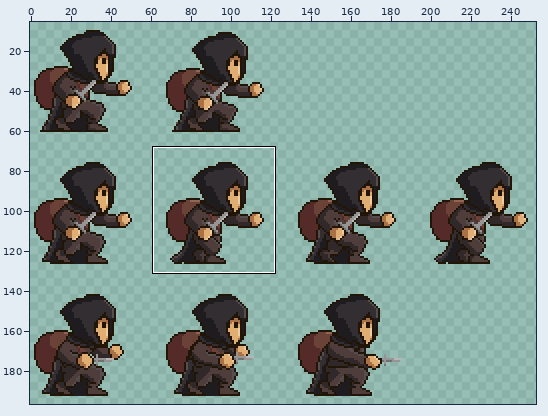
Two versions of one sprite sheet, images/Heros/Thief2.png. Above, an overview of the earlier version with the close-up marked.
Close-up. First the earlier version:
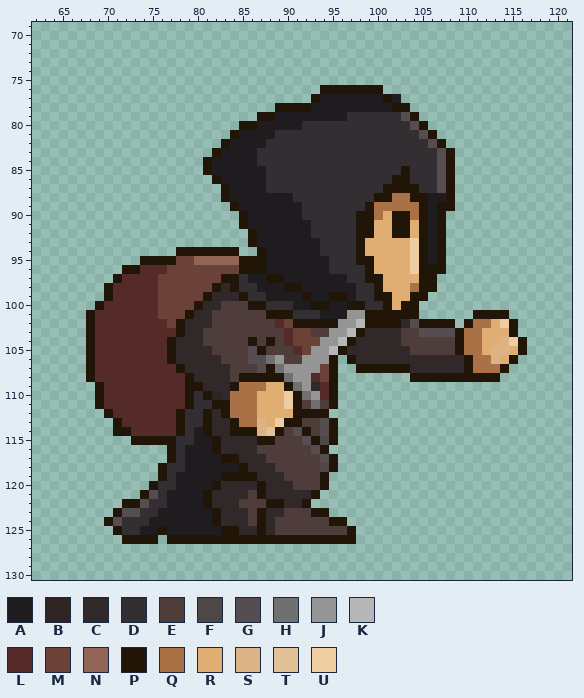
The file is 264x198 pixels. Pixels under 10% opacity are left out. Colours within 5 levels of each other are drawn and written as one. Shown: x 62..121, y 69..130. The wide view leaves out empty margins. The commit also changed other parts of the picture, which this record leaves out.
Palette (. is transparent): A #1f1c20  B #2e2422  C #312829  D #322e31  E #4f3d3b  F #4f4747  G #554d4f  H #707070  J #959595  K #b7b7b7  L #552b29  M #6a4237  N #936556  P #211508  Q #aa7147  R #e0ae73  S #dcb287  T #e2c198  U #efcda2
The result:
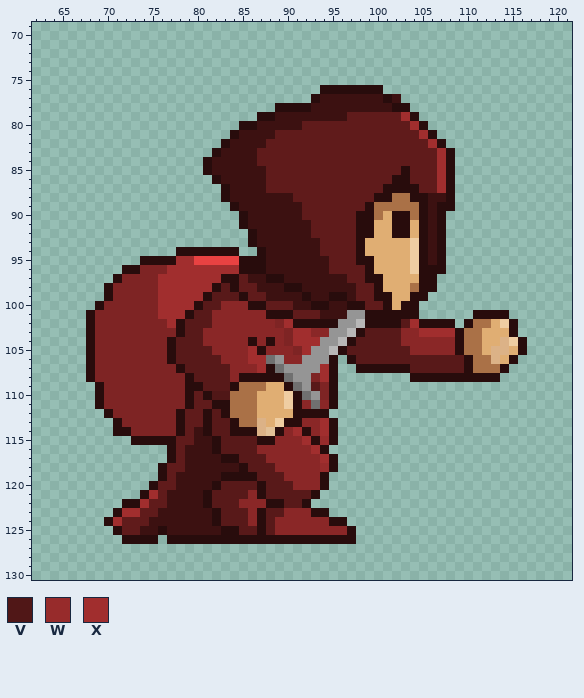
Colours new in this view: V #501717  W #972b2b  X #a12e2e
Difference:
Colour A changes from #1f1c20 to #3c1111.
Colour C changes from #312829 to #581919.
Colour D changes from #322e31 to #601b1b.
Colour E changes from #4f3d3b to #8a2727.
Colour L changes from #552b29 to #7e2424.
Colour N changes from #936556 to #e94242.
Colour P changes from #211508 to #280c0c.
Colour B gives way to colour V in row 110 at x 82.
Colour C gives way to colour V in row 110 at x 83.
Colour F gives way to colour W in row 115 at x 94; in row 118 at x 94.
Colour G gives way to colour X in row 79 at x 103; in row 80 at x 104; in row 81 at x 105; in row 82 at x 106; in rows 83 to 87 at x 107; in row 102 at x 104.
Colour G gives way to colour X in row 103 at x 105 to 108; in row 105 at x 86; in row 106 at x 86 to 87; in row 107 at x 87; in row 113 at x 94; in row 114 at x 91 and 94.
Colour G gives way to colour X in row 115 at x 92; in row 116 at x 93; in row 117 at x 94; in row 121 at x 75; in row 122 at x 74; in row 123 at x 72 to 73.
Colour G gives way to colour X in row 124 at x 71.
Colour M gives way to colour X in row 95 at x 78 to 79; in row 96 at x 77 to 84; in row 97 at x 76 to 82; in row 98 at x 76 to 81; in row 99 at x 76 to 80; in row 100 at x 76 to 79.
Colour M gives way to colour X in row 101 at x 76 to 78; in row 102 at x 77 and 90; in row 103 at x 91 to 92; in row 104 at x 91 to 93; in row 105 at x 92; in rows 107 to 108 at x 94.
Pixel boxes of the changes (left, top, right, bottom) in both close-ups:
changed: (86, 85, 527, 544)
